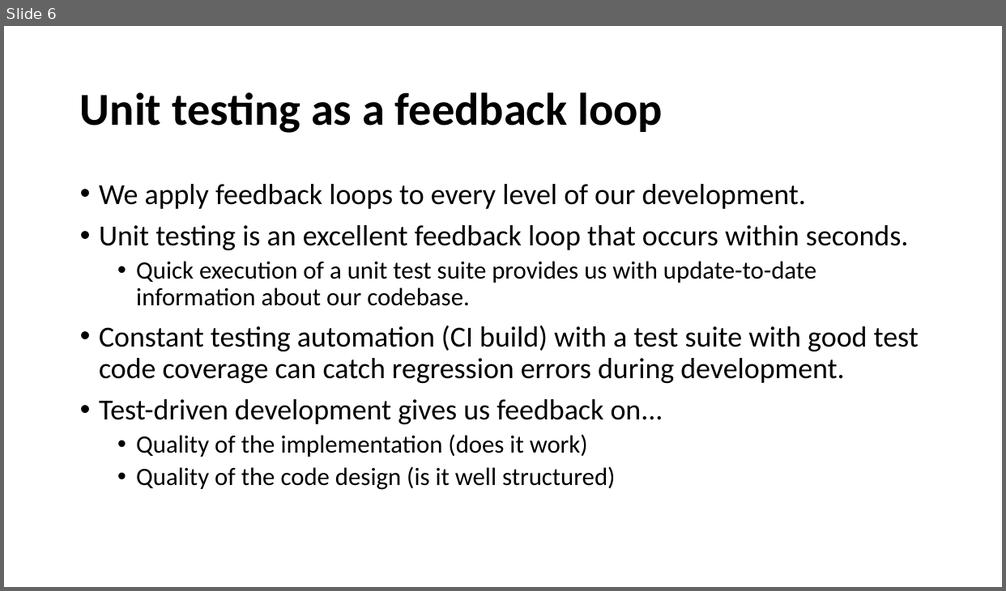
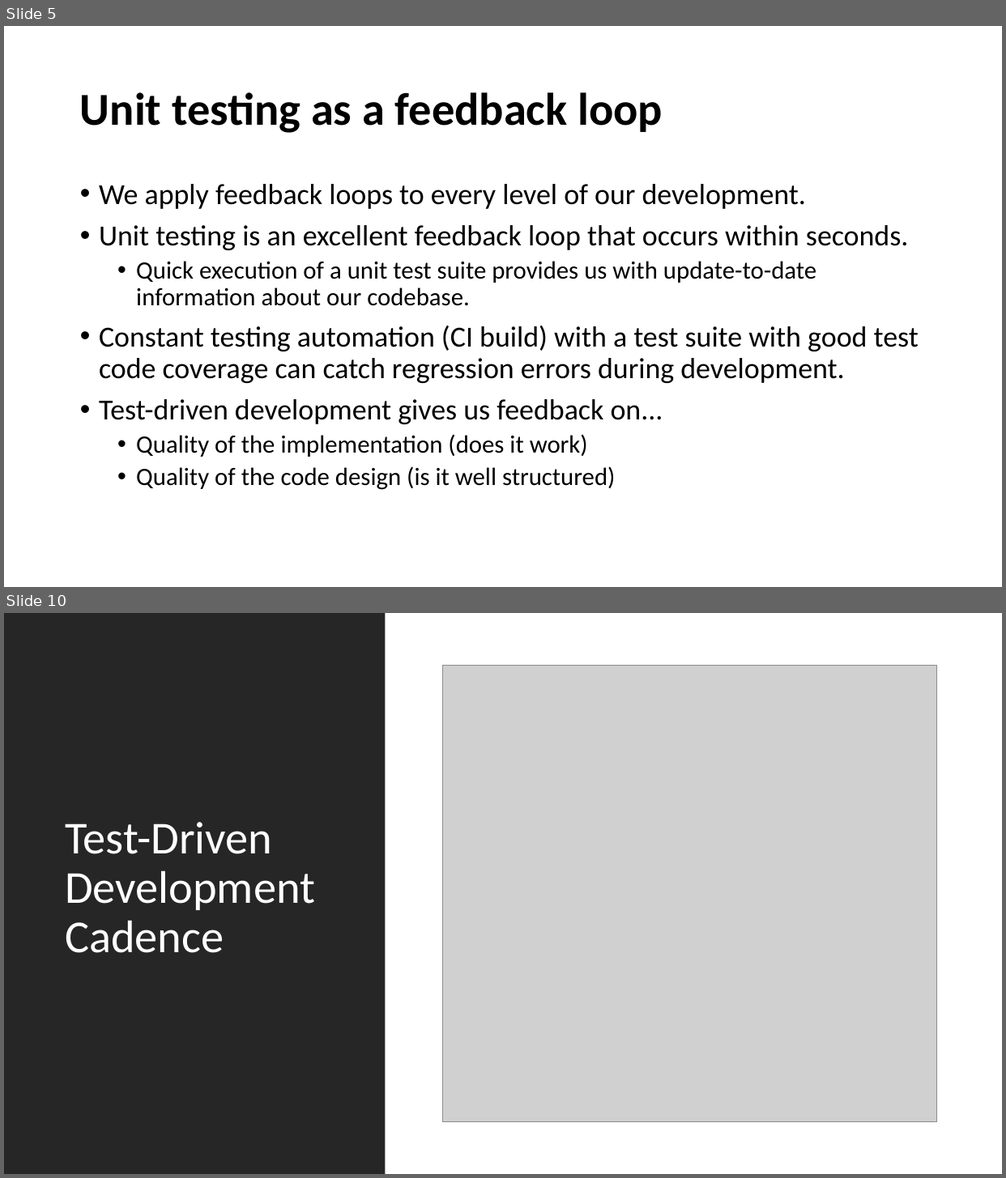
Before and after one commit to cebartling/test-driven, a slide deck: presentations/Introduction to Test-Driven Development.pptx. Shown one above the other, each under a label of ours: slide 6 before the commit, slides 5 and 10 after it; the slides between them are not shown. The pictures are 1006x591 and 1006x1178 pixels, drawn with LibreOffice and Linux fonts; fonts in the diff are those of the drawing; grey boxes stand for pictures. Boxes give left, top, right and bottom in pixels: in the first picture for what was removed or moved away, otherwise in the second. Text is boxed around its words. In the diff, an @@ line names an element or a change of style, - is before the commit and + after.

```diff
--- a/presentations/Introduction to Test-Driven Development.pptx
+++ b/presentations/Introduction to Test-Driven Development.pptx
@@ slide 10 added at [4, 613, 1002, 1174], background #FFFFFF @@
@@ rectangle added at [4, 613, 385, 1174], fill #262626 @@
@@ picture added at [443, 666, 937, 1122] @@
@@ title added at [65, 822, 315, 953], 44 pt, text #FFFFFF @@
+Test-Driven
+Development Cadence
@@ what was slide 6 is now slide 5 @@
```
Also in this commit, not shown: 1 slide changed, 5 other slides added.
